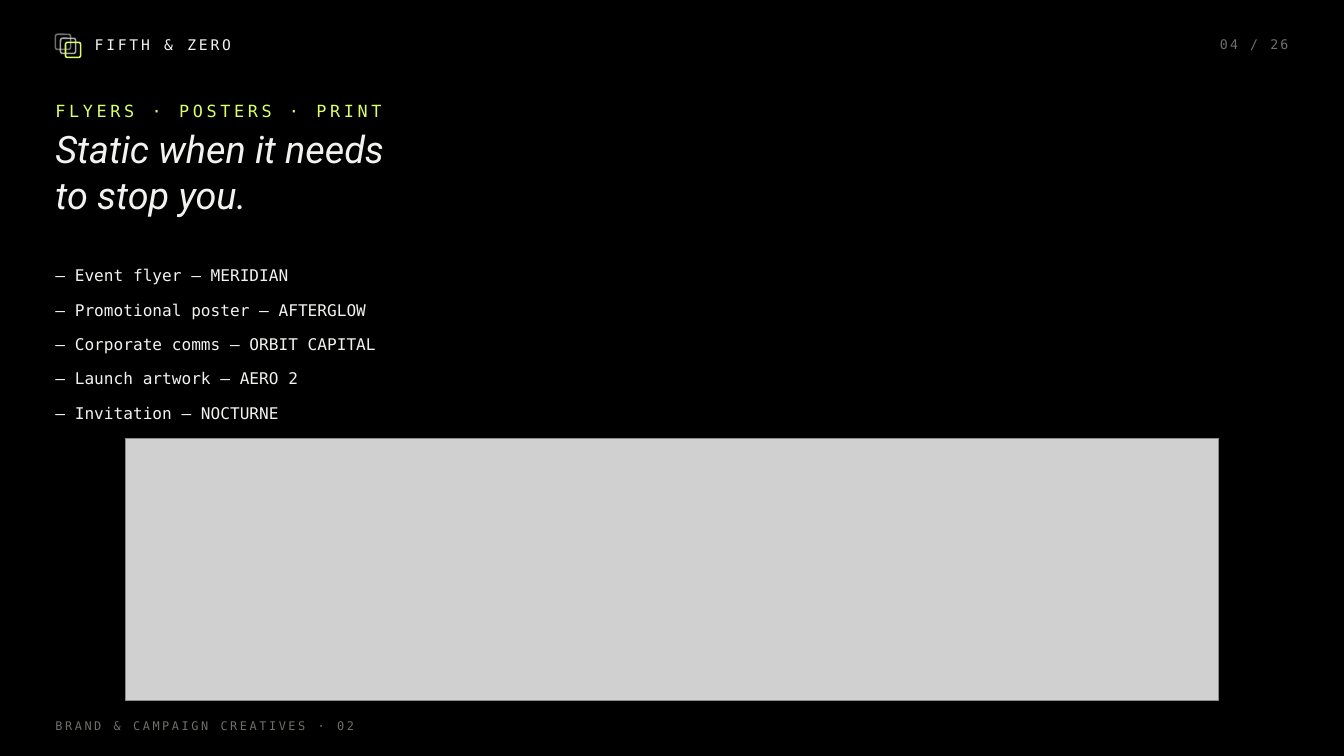
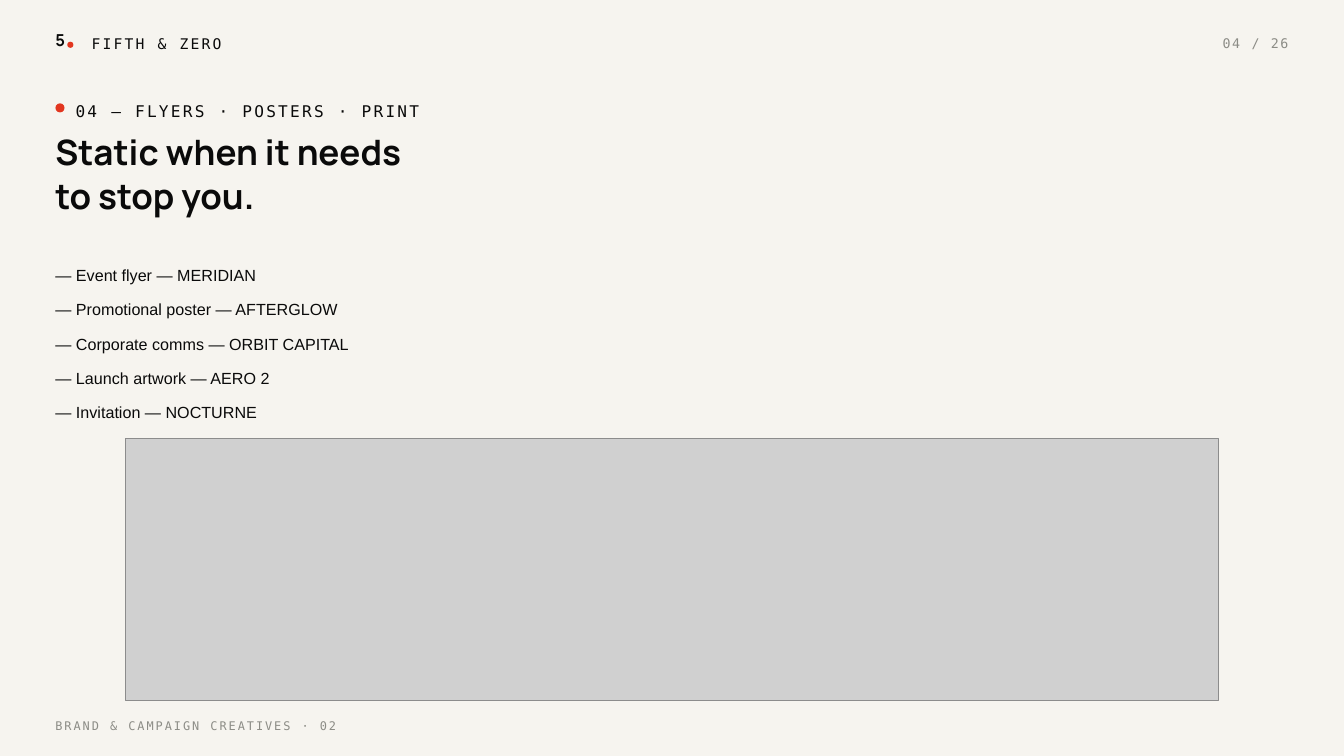
Before and after one commit to noylundrew904-jpg/fifth-zero-os-2, a slide deck: slide 4 of capabilities-deck/Fifth-Zero-Capabilities-Deck.pptx. Drawn at 1344x756 pixels with LibreOffice and Linux fonts; fonts in the diff are those of the drawing; grey boxes stand for pictures. Boxes give left, top, right and bottom in pixels: in the first picture for what was removed or moved away, otherwise in the second. Text is boxed around its words. In the diff, an @@ line names an element or a change of style, - is before the commit and + after.

```diff
--- a/capabilities-deck/Fifth-Zero-Capabilities-Deck.pptx
+++ b/capabilities-deck/Fifth-Zero-Capabilities-Deck.pptx
@@ background #000000 to #F6F4EF @@
@@ rounded rectangle removed at (x1=55, y1=34, x2=71, y2=49) @@
@@ text added at (x1=55, y1=34, x2=65, y2=47), 11.8 pt, text #0A0A0A, bold @@
+5
@@ rounded rectangle removed at (x1=66, y1=42, x2=81, y2=57) @@
@@ ellipse resized from (x1=60, y1=38, x2=76, y2=53) to (x1=68, y1=41, x2=74, y2=47) @@
@@ ellipse at (x1=68, y1=41, x2=74, y2=47): rounded rectangle to ellipse; fill none to #E2361F; outline #F2F2F0 1.1 pt to none @@
@@ text "FIFTH & ZERO" at (x1=92, y1=38, x2=222, y2=50): text colour #F2F2F0 to #0A0A0A, letter spacing 2 to 1.6 pt @@
@@ text "04 / 26" at (x1=1223, y1=38, x2=1289, y2=48): text colour #6F6F6B to #8C8C86, letter spacing 1.5 to 1.2 pt @@
@@ ellipse added at (x1=55, y1=103, x2=65, y2=112), fill #E2361F @@
@@ text at (x1=76, y1=105, x2=419, y2=118): text changed; size 12 to 11.5 pt; text colour #DBFF6B to #0A0A0A @@
-FLYERS · POSTERS · PRINT
+04 — FLYERS · POSTERS · PRINT
@@ text "Static when it needs" at (x1=55, y1=139, x2=401, y2=218): size 27 to 25 pt, font Roboto to Manrope, text colour #F2F2F0 to #0A0A0A, bold on, italic off; line spacing 1.02 to 1.04 @@
@@ font DejaVu Sans Mono to Arial, text colour #F2F2F0 to #0A0A0A; line spacing 1.35 to 1.32 in 5 elements at (x1=76, y1=269, x2=256, y2=285), (x1=76, y1=303, x2=337, y2=319), (x1=76, y1=338, x2=349, y2=354), (x1=76, y1=372, x2=270, y2=384), (x1=76, y1=406, x2=257, y2=418) @@
@@ text "BRAND & CAMPAIGN CREATIVES · ..." at (x1=55, y1=721, x2=336, y2=730): text colour #6F6F6B to #8C8C86, letter spacing 1.8 to 1.4 pt @@
```
Also in this commit, not shown: 25 other slides changed, 6 other files.
